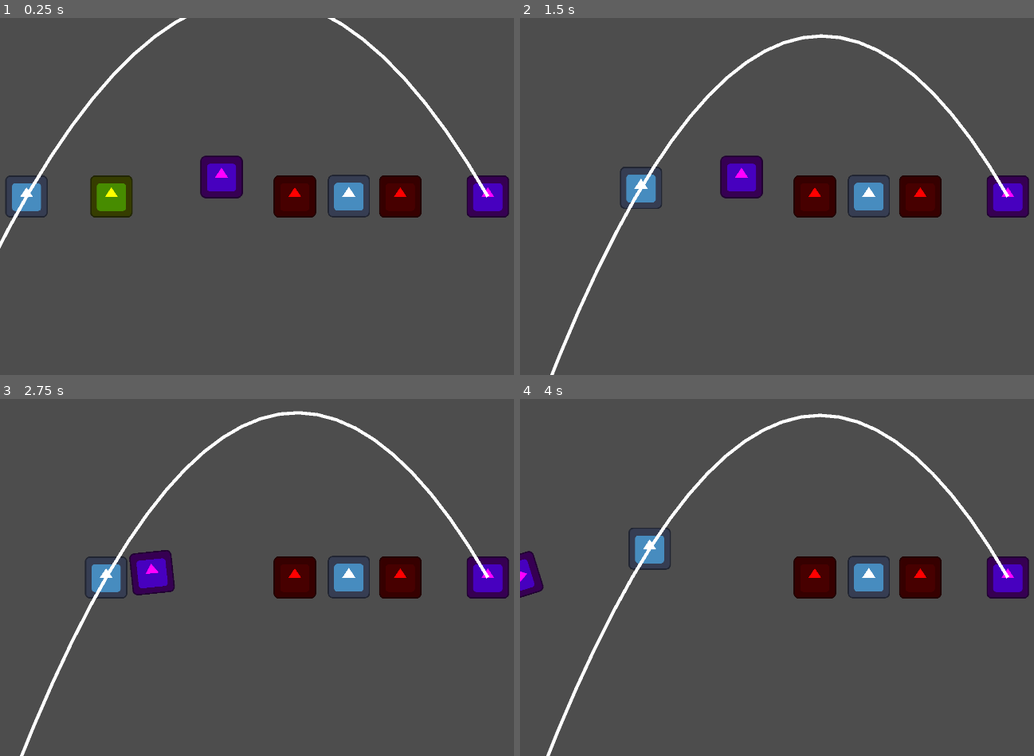
Above: before the commit, frames 1-4 (two rows, left to right).
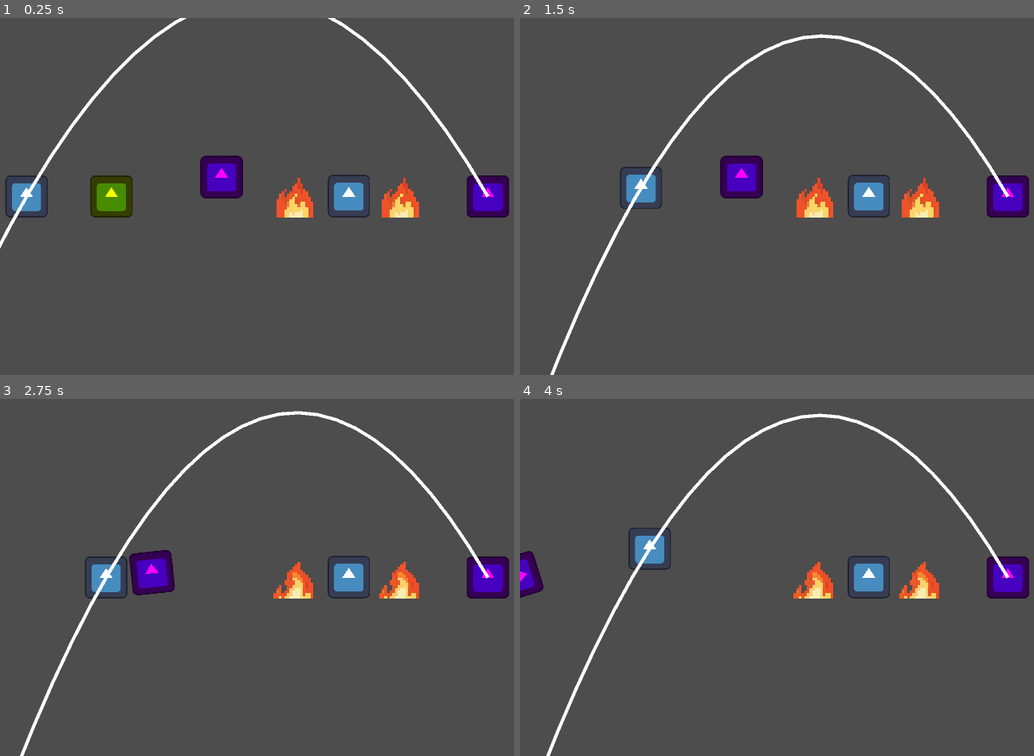
Above: after the commit, the same moments.

Repository: codenergy-dev/maricagamesjam2025_codenergy
Game: Godot game, scene res://scenes/game.tscn
Two runs of this game, one before a commit and one after it. Both use one fixed random seed, a clock stepped at 60 frames per second and the inputs below. The engine's default icon, where the game draws it, is replaced by a stand-in: a white triangle on a blue panel in a dark square.
Inputs:
- Up to frame 1 (0.25 s): no input
- Up to frame 2 (1.5 s): tap Enter (ui_accept) at 0.5, 0.77 s; hold Right (ui_right) from 0.53 s (still down)
- Up to frame 3 (2.75 s): tap Enter (ui_accept) at 1.52 s; release Right (ui_right) at 2.03 s; hold Left (ui_left) from 2.03 s (still down)
- Up to frame 4 (4 s): release Left (ui_left) at 2.78 s; hold Right (ui_right) from 2.78 s (still down); tap Enter (ui_accept) at 3.02, 3.77 s

The runs differ from the first frame. In frame 1, 1.9% of the frame differs, in the area x 53-83%, y 44-56%; in frame 2, 1.9%; in frame 3, 1.9%; in frame 4, 1.9%.

Commit message:
Add fire animation

Diff:
--- a/godot/scenes/fire.tscn
+++ b/godot/scenes/fire.tscn
@@ -1,15 +1,60 @@
-[gd_scene load_steps=3 format=3 uid="uid://bsks3p5vrlvd8"]
+[gd_scene load_steps=9 format=3 uid="uid://bsks3p5vrlvd8"]
 
-[ext_resource type="Texture2D" uid="uid://bsaus5f18qvh1" path="res://icon.svg" id="1_52nqi"]
+[ext_resource type="Texture2D" uid="uid://bvgqqjv11tdlh" path="res://assets/sprites/fire.png" id="1_52nqi"]
+
+[sub_resource type="AtlasTexture" id="AtlasTexture_52nqi"]
+atlas = ExtResource("1_52nqi")
+region = Rect2(0, 0, 128, 128)
+
+[sub_resource type="AtlasTexture" id="AtlasTexture_xqmqg"]
+atlas = ExtResource("1_52nqi")
+region = Rect2(128, 0, 128, 128)
+
+[sub_resource type="AtlasTexture" id="AtlasTexture_g5mbl"]
+atlas = ExtResource("1_52nqi")
+region = Rect2(256, 0, 128, 128)
+
+[sub_resource type="AtlasTexture" id="AtlasTexture_rach5"]
+atlas = ExtResource("1_52nqi")
+region = Rect2(0, 128, 128, 128)
+
+[sub_resource type="AtlasTexture" id="AtlasTexture_txieb"]
+atlas = ExtResource("1_52nqi")
+region = Rect2(128, 128, 128, 128)
+
+[sub_resource type="SpriteFrames" id="SpriteFrames_10wrr"]
+animations = [{
+"frames": [{
+"duration": 1.0,
+"texture": SubResource("AtlasTexture_52nqi")
+}, {
+"duration": 1.0,
+"texture": SubResource("AtlasTexture_xqmqg")
+}, {
+"duration": 1.0,
+"texture": SubResource("AtlasTexture_g5mbl")
+}, {
+"duration": 1.0,
+"texture": SubResource("AtlasTexture_rach5")
+}, {
+"duration": 1.0,
+"texture": SubResource("AtlasTexture_txieb")
+}],
+"loop": true,
+"name": &"default",
+"speed": 5.0
+}]
 
 [sub_resource type="CircleShape2D" id="CircleShape2D_xqmqg"]
 radius = 43.0465
 
 [node name="Fire" type="StaticBody2D" groups=["hitbox"]]
 
-[node name="Sprite2D" type="Sprite2D" parent="."]
-modulate = Color(1, 0, 0, 1)
-texture = ExtResource("1_52nqi")
+[node name="AnimatedSprite2D" type="AnimatedSprite2D" parent="."]
+sprite_frames = SubResource("SpriteFrames_10wrr")
+autoplay = "default"
+frame_progress = 0.0844895
+speed_scale = 1.5
 
 [node name="CollisionShape2D" type="CollisionShape2D" parent="."]
 shape = SubResource("CircleShape2D_xqmqg")
Binary file added: godot/assets/sprites/fire.png
Not shown, added: godot/assets/sprites/fire.png.import
